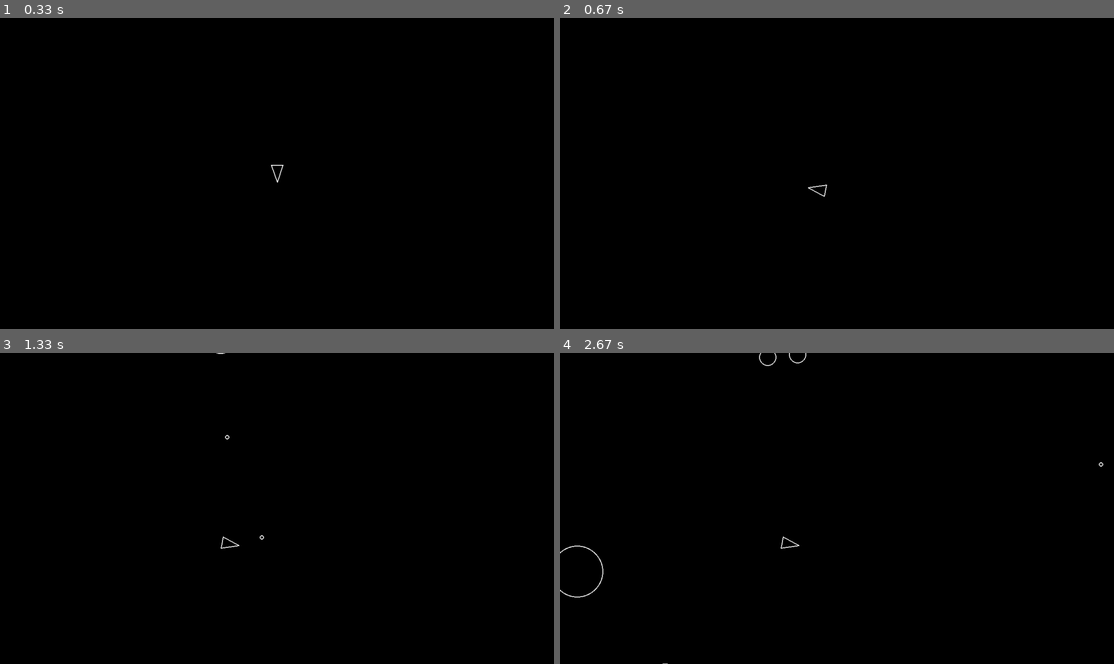
Above: before the commit, frames 1-4 (two rows, left to right).
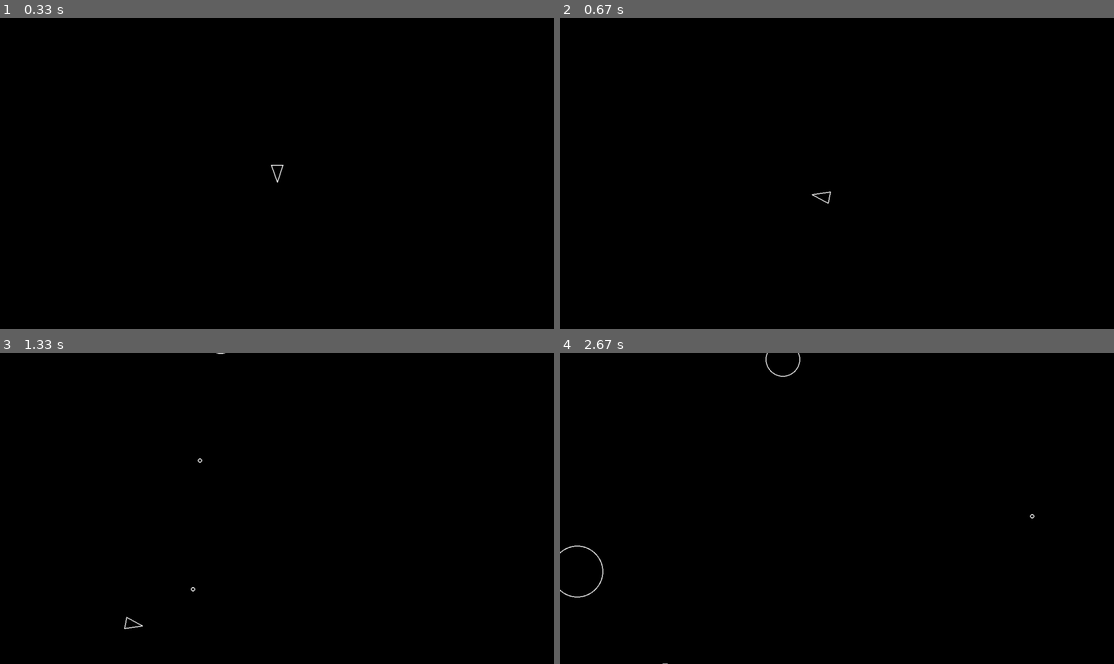
Above: after the commit, the same moments.

Repository: cluddles/pygame-asteroids
Game: pygame game, started from main.py
Two runs of this game, one before a commit and one after it. Both use one fixed random seed, a clock stepped at 60 frames per second and the inputs below.
Inputs:
- Up to frame 1 (0.33 s): no input
- Up to frame 2 (0.67 s): hold W from 0.33 s (still down); hold Right from 0.33 s (still down)
- Up to frame 3 (1.33 s): release W at 0.8 s; release Right at 0.8 s; hold S 0.83-1.3 s; hold Right 0.83-1.3 s; tap Space at 0.9, 1.2 s
- Up to frame 4 (2.67 s): no input

Frame 1 is identical in both runs. In frame 2, less than 0.1% of the frame differs, in the area x 44-49%, y 53-60%; in frame 3, 0.1%; in frame 4, 0.2%, in the area x 35-99%, y 0-64%.

Commit message:
Player acceleration

Diff:
--- a/constants.py
+++ b/constants.py
@@ -9,7 +9,8 @@
 
 PLAYER_RADIUS = 20
 PLAYER_TURN_SPEED = 300
-PLAYER_SPEED = 200
+PLAYER_THRUST = 20
+PLAYER_MAX_SPEED = 300
 PLAYER_SHOOT_SPEED = 500
 PLAYER_SHOOT_COOLDOWN = 0.3
 
--- a/player.py
+++ b/player.py
@@ -25,9 +25,11 @@
     def rotate(self, dt):
         self.rotation += PLAYER_TURN_SPEED * dt
 
-    def move(self, dt):
+    def thrust(self, dt):
         forward = pygame.Vector2(0, 1).rotate(self.rotation)
-        self.position += forward * PLAYER_SPEED * dt
+        self.velocity += forward * PLAYER_THRUST * dt
+        if self.velocity.magnitude() > PLAYER_MAX_SPEED:
+            self.velocity.scale_to_length(PLAYER_MAX_SPEED)
 
     def shoot(self):
         shot = Shot(self.position.x, self.position.y, SHOT_RADIUS)
@@ -44,8 +46,9 @@
             self.rotate(dt)
         # thrust
         if keys[pygame.K_w] or keys[pygame.K_UP]:
-            self.move(dt)
+            self.thrust(dt)
         if keys[pygame.K_s] or keys[pygame.K_DOWN]:
-            self.move(-dt)
+            self.thrust(-dt)
         if keys[pygame.K_SPACE] and self.shoot_cooldown <= 0:
             self.shoot()
+        self.position += self.velocity
Not shown, changed: README.md
